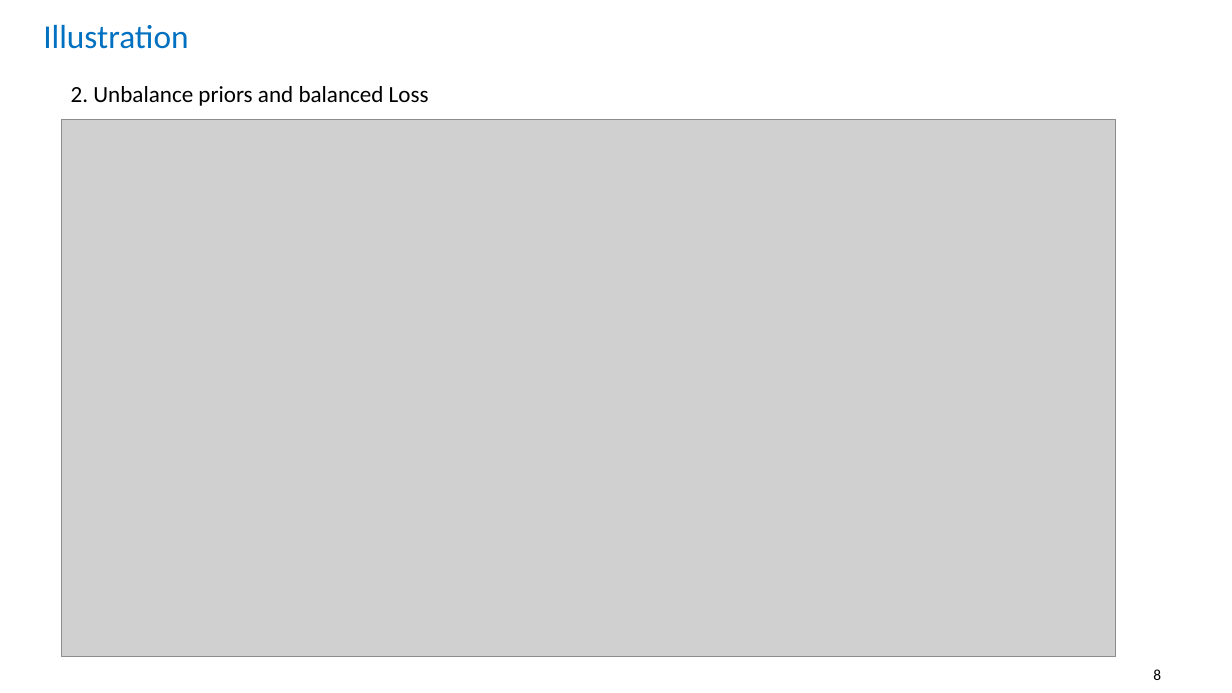
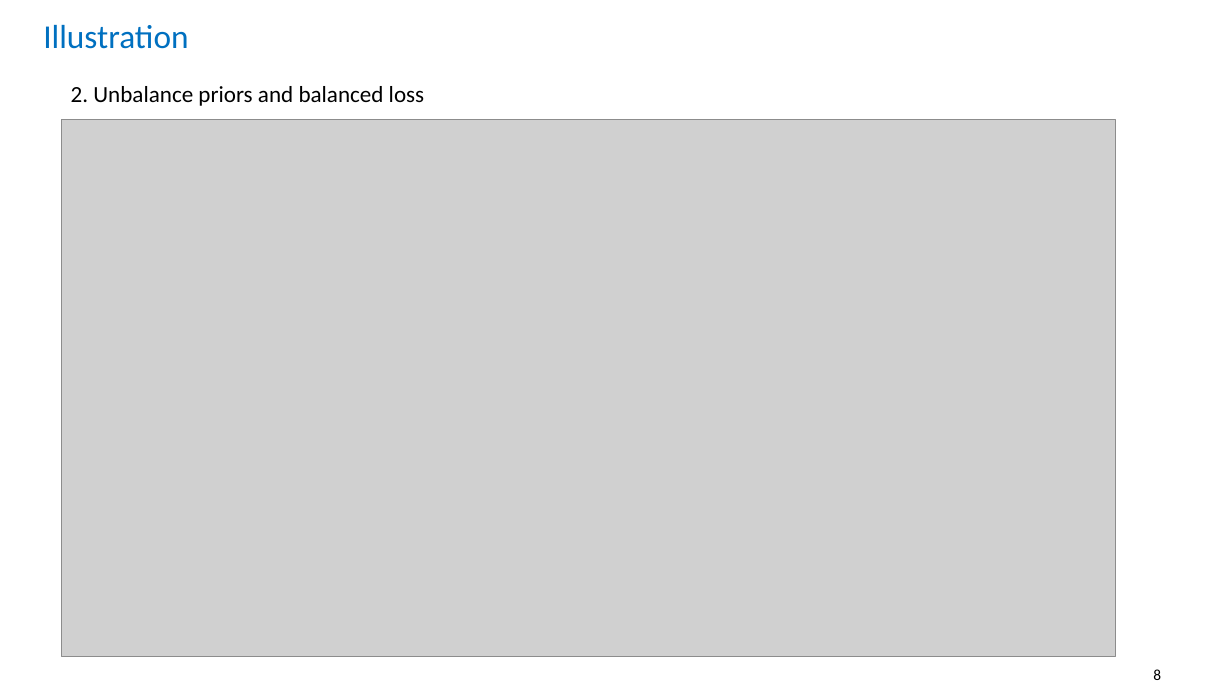
Before and after one commit to nabilfatih/Bayesian-Decision-Theory, a slide deck: slide 8 of talk.pptx. Drawn at 1232x693 pixels with LibreOffice and Linux fonts; fonts in the diff are those of the drawing; grey boxes stand for pictures. Boxes give left, top, right and bottom in pixels: in the first picture for what was removed or moved away, otherwise in the second. Text is boxed around its words. In the diff, an @@ line names an element or a change of style, - is before the commit and + after.

```diff
--- a/talk.pptx
+++ b/talk.pptx
@@ text at (x1=71, y1=86, x2=425, y2=106): text changed @@
-2. Unbalance priors and balanced Loss
+2. Unbalance priors and balanced loss
```
Also in this commit, not shown: 5 other slides changed, 2 slides removed.
